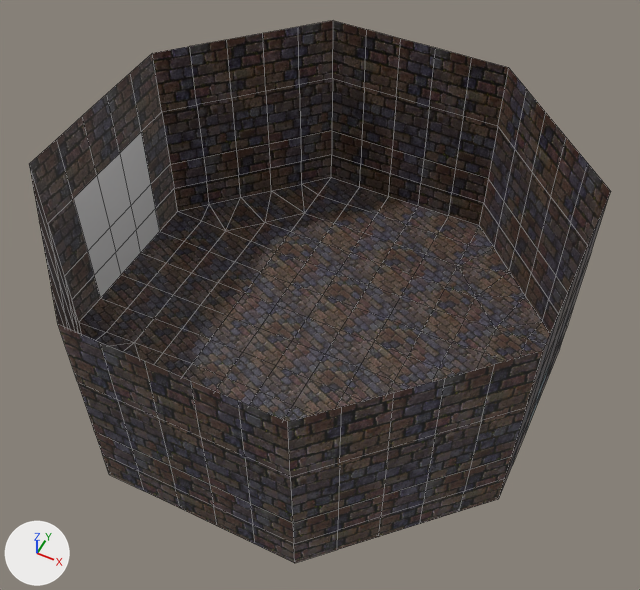
The Blender file blender models/Catacombs/Nursery.blend, before and after one commit.
Camera for both pictures: a camera (50 mm lens) standing at (14.8, -29.1, 40.0) and looking at (0.7, -1.0, 4.9). The axes (+X, +Y, +Z) are drawn at lower left. The lights are the same throughout. The first picture is the older version. Mesh edges are drawn as thin lines.
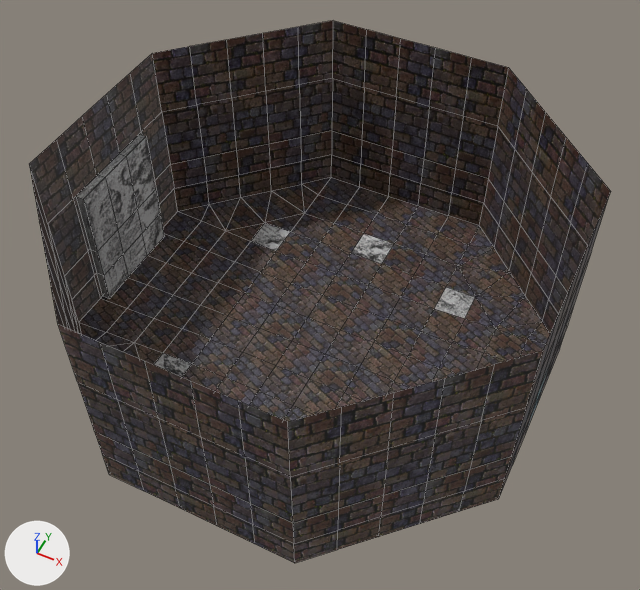
Where the change shows, as pixel boxes [x1, y1, x2, y2] in the pictures (640 x 590 px):
'Cylinder.001', surface changed, recoloured: [70, 129, 479, 380] in both
'Cube', added: after [76, 134, 164, 299]
part 1 of me_cylinder_001, recoloured: [251, 223, 475, 319] in both
part 2 of me_cylinder_001, recoloured (lighter): [154, 353, 191, 377] in both
part 3 of me_cylinder_001, recoloured: before [73, 133, 160, 298]; after [73, 133, 142, 298]
part 4 of me_cylinder_001, recoloured: before [110, 206, 141, 275]

Patch to the scene script:
```diff
--- a/blender models/Catacombs/Nursery.blend.py
+++ b/blender models/Catacombs/Nursery.blend.py
@@ img_gula_tablet_png @@
+img_gula_tablet_png = load_image('gula tablet.png', '../../textures/catacombs/gula tablet.png', 128, 128, 'sRGB')
@@ mat_tablet @@
 mat_tablet = principled_material('tablet')
-mat_tablet.base_color = (0.8, 0.8, 0.8)  # white #e7e7e7
+mat_tablet.texture = img_gula_tablet_png
@@ mat_tablet_1 @@
+mat_tablet_1 = principled_material('TABLET')
+mat_tablet_1.texture = img_gula_tablet_png
@@ me_cylinder_001 @@
 me_cylinder_001.from_pydata(...)  # 320 vertices, 311 faces; spans x -12.9..12.9, y -12.9..12.9, z -1.4..2.8
 # used by ob_cylinder_001; location = (0.0, 0.0, 4.0); rotation_euler = (0.0, 0.0, -0.393), in degrees (0, 0, -23); scale = (1.08, 1.08, 2.84)
+# me_cylinder_001 part 1: 3 of the faces centred in x -7.5..3.3, y 2.9..7.3, z -1.4 switch from mat_cobble_001 (picture img_cobblestones_png) to mat_tablet (picture img_gula_tablet_png)
+# me_cylinder_001 part 2: 3 of the faces centred in x -3.3..7.5, y -7.3..-2.9, z -1.4 switch from mat_cobble_001 (picture img_cobblestones_png) to mat_tablet (picture img_gula_tablet_png)
+# me_cylinder_001 part 3: 7 of the faces centred in x -11.8..-10.3, y -6.4..-2.7, z -1.1..0.7 switch from mat_tablet (white #e7e7e7) to mat_cobble_001 (picture img_cobblestones_png)
+# me_cylinder_001 part 4: all 2 faces centred in x -11.0, y -4.6, z -1.1..-0.4 switch from mat_tablet (white #e7e7e7) to mat_door_001 (picture img_catacomb_inner_door_png)
@@ me_cube @@
+me_cube.from_pydata(...)  # 32 vertices, 30 faces; spans x -1.0..1.0, y -1.0..1.0, z -1.0..1.0
+me_cube.materials.append(mat_tablet_1)  # picture img_gula_tablet_png
@@ ob_cube @@
+ob_cube = bpy.data.objects.new('Cube', me_cube)
+ob_cube.location = (-12.67, 0.0, 4.0)
+ob_cube.scale = (0.25, 3.0, 4.0)
```
